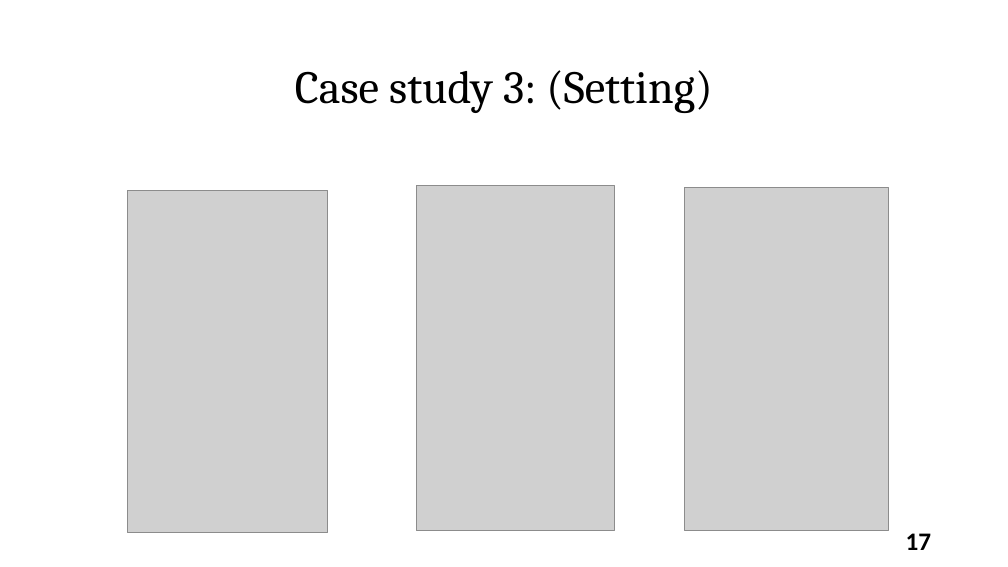
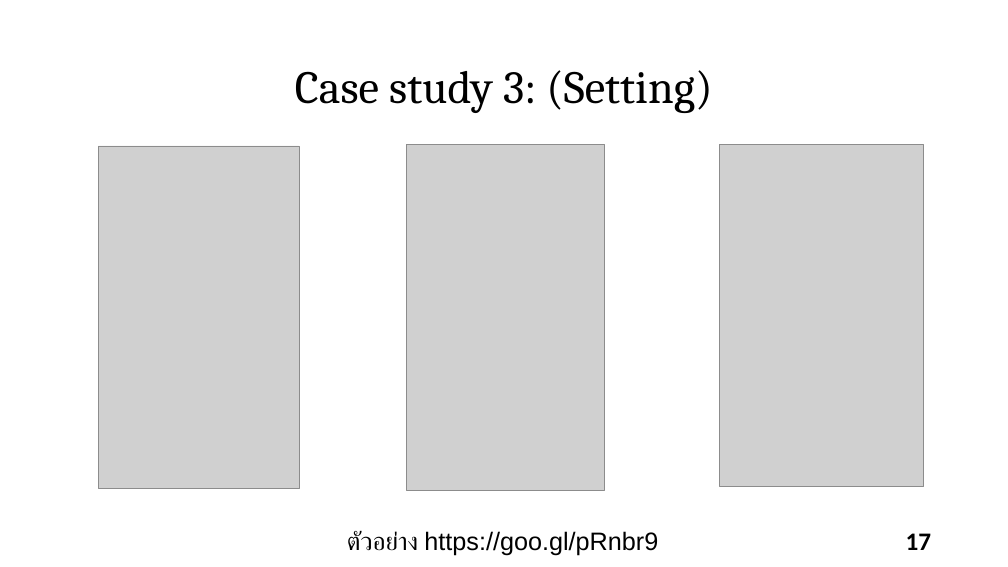
Before and after one commit to varanee/Course, a slide deck: slide 17 of Mobile_App_Dev/Week5/Lec5.odp. Drawn at 1008x567 pixels with LibreOffice and Linux fonts; fonts in the diff are those of the drawing; grey boxes stand for pictures. Boxes give left, top, right and bottom in pixels: in the first picture for what was removed or moved away, otherwise in the second. Text is boxed around its words. In the diff, an @@ line names an element or a change of style, - is before the commit and + after.

```diff
--- a/Mobile_App_Dev/Week5/Lec5.odp
+++ b/Mobile_App_Dev/Week5/Lec5.odp
@@ picture: place and size @@
-picture at [127, 190, 328, 532]
+picture at [98, 146, 299, 488]
@@ picture: place and size @@
-picture at [416, 185, 614, 531]
+picture at [407, 144, 605, 490]
@@ picture: place and size @@
-picture at [684, 188, 889, 530]
+picture at [720, 144, 924, 487]
@@ text added at [347, 531, 658, 556], 24 pt, text #000000 @@
+ตัวอย่าง https://goo.gl/pRnbr9
```
Also in this commit, not shown: 8 other files.
